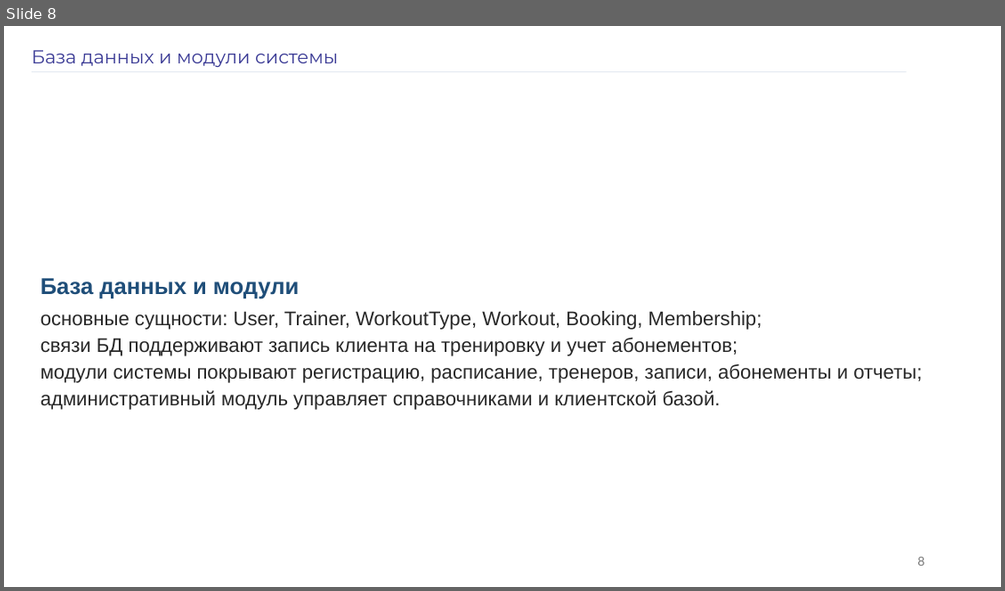
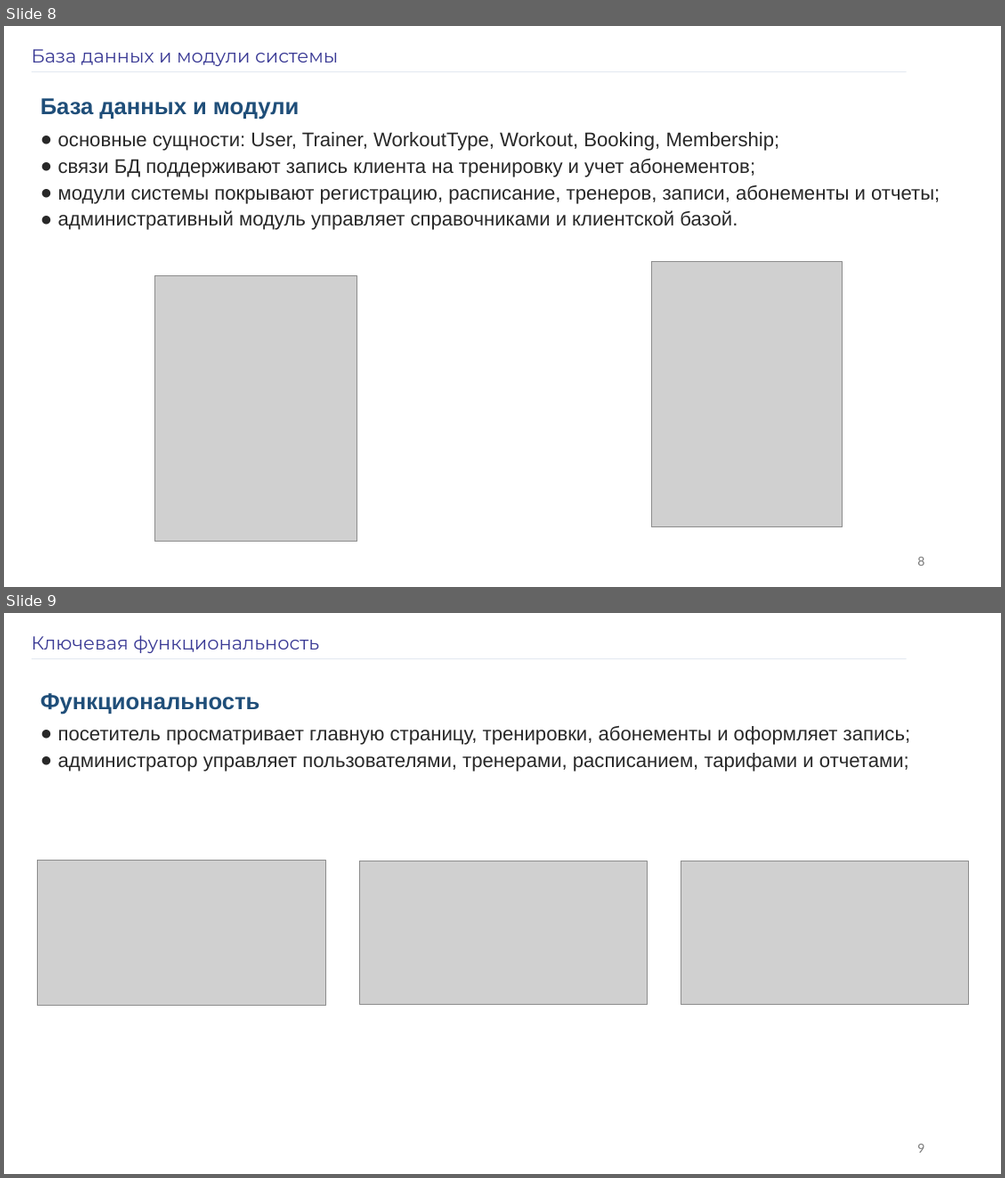
Before and after one commit to 9onin/fitness_gym_app, a slide deck: docs/Черников_Никита_презентация_ВКР_по_шаблону.pptx. Shown one above the other, each under a label of ours: slide 8 before the commit, slides 8 and 9 after it. The pictures are 1005x591 and 1005x1178 pixels, drawn with LibreOffice and Linux fonts; fonts in the diff are those of the drawing; grey boxes stand for pictures. Boxes give left, top, right and bottom in pixels: in the first picture for what was removed or moved away, otherwise in the second. Text is boxed around its words. In the diff, an @@ line names an element or a change of style, - is before the commit and + after.

```diff
--- a/docs/Черников_Никита_презентация_ВКР_по_шаблону.pptx
+++ b/docs/Черников_Никита_презентация_ВКР_по_шаблону.pptx
@@ slide 9 added at (4,613,1001,1174), background #FFFFFF @@
@@ text added at (32,635,319,653), 18 pt, text #3A3A95 @@
+Ключевая функциональность
@@ line added from (32, 658) to (906, 658), #E2E8F0 0.8 pt @@
@@ text added at (40,693,910,771), 19 pt, text #282828 @@
+Функциональность
+● посетитель просматривает главную страницу, тренировки, абонементы и оформляет запись;
+● администратор управляет пользователями, тренерами, расписанием, тарифами и отчетами;
@@ picture added at (38,860,325,1005) @@
@@ picture added at (359,861,647,1005) @@
@@ picture added at (680,861,969,1005) @@
@@ page number added at (917,1143,924,1152), 12 pt, text #797979 @@
+9
@@ slide 8 changed as well @@
@@ text "База данных и модули": place and size @@
-text "База данных и модули" at (40,278,922,410)
+text "База данных и модули" at (40,98,939,230)
@@ text at (58,132,939,230): bullet none to ● @@
@@ picture added at (652,262,842,527) @@
@@ picture added at (154,276,357,541) @@
```
Also in this commit, not shown: 11 other slides changed, 13 other files.
